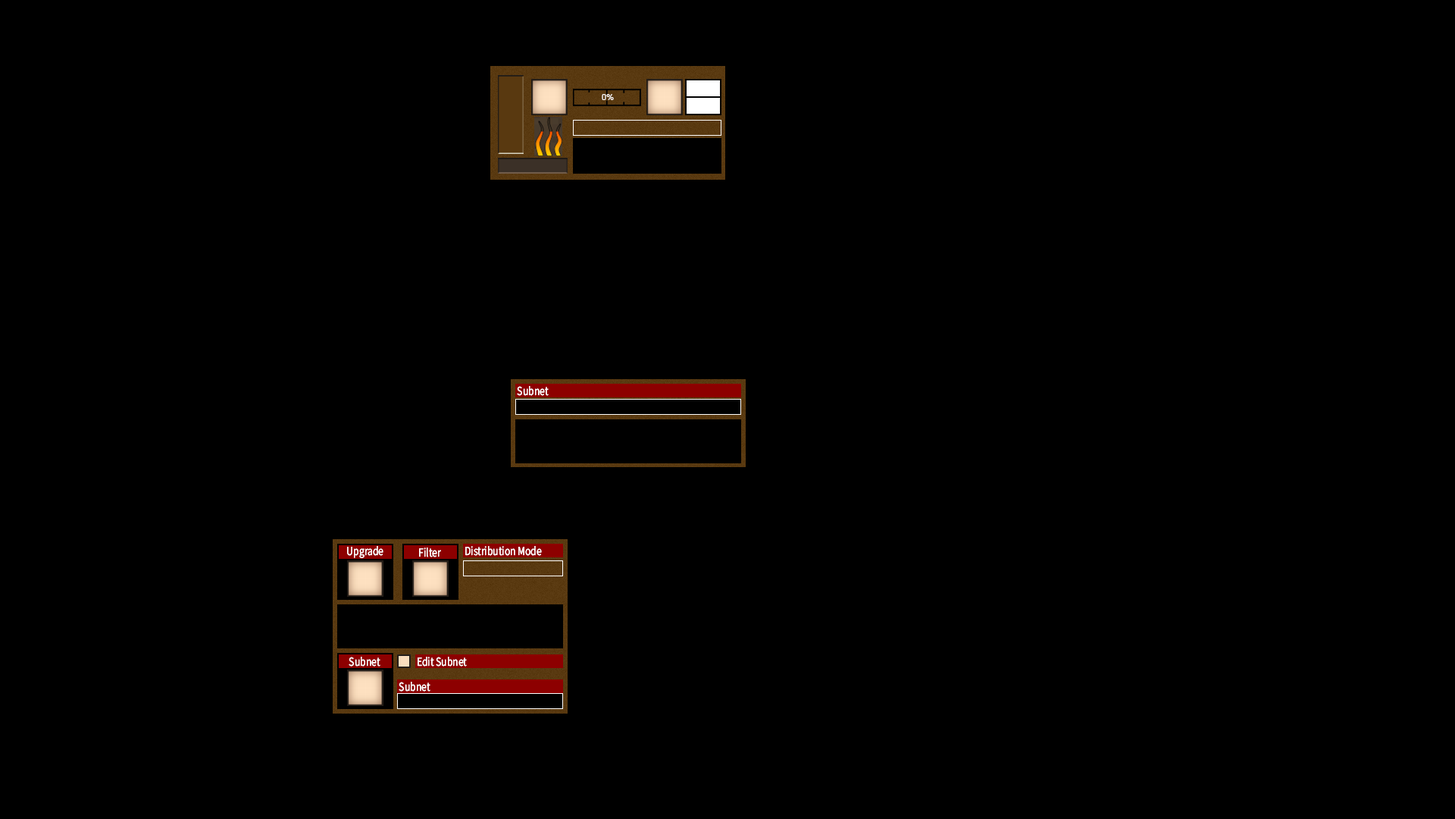
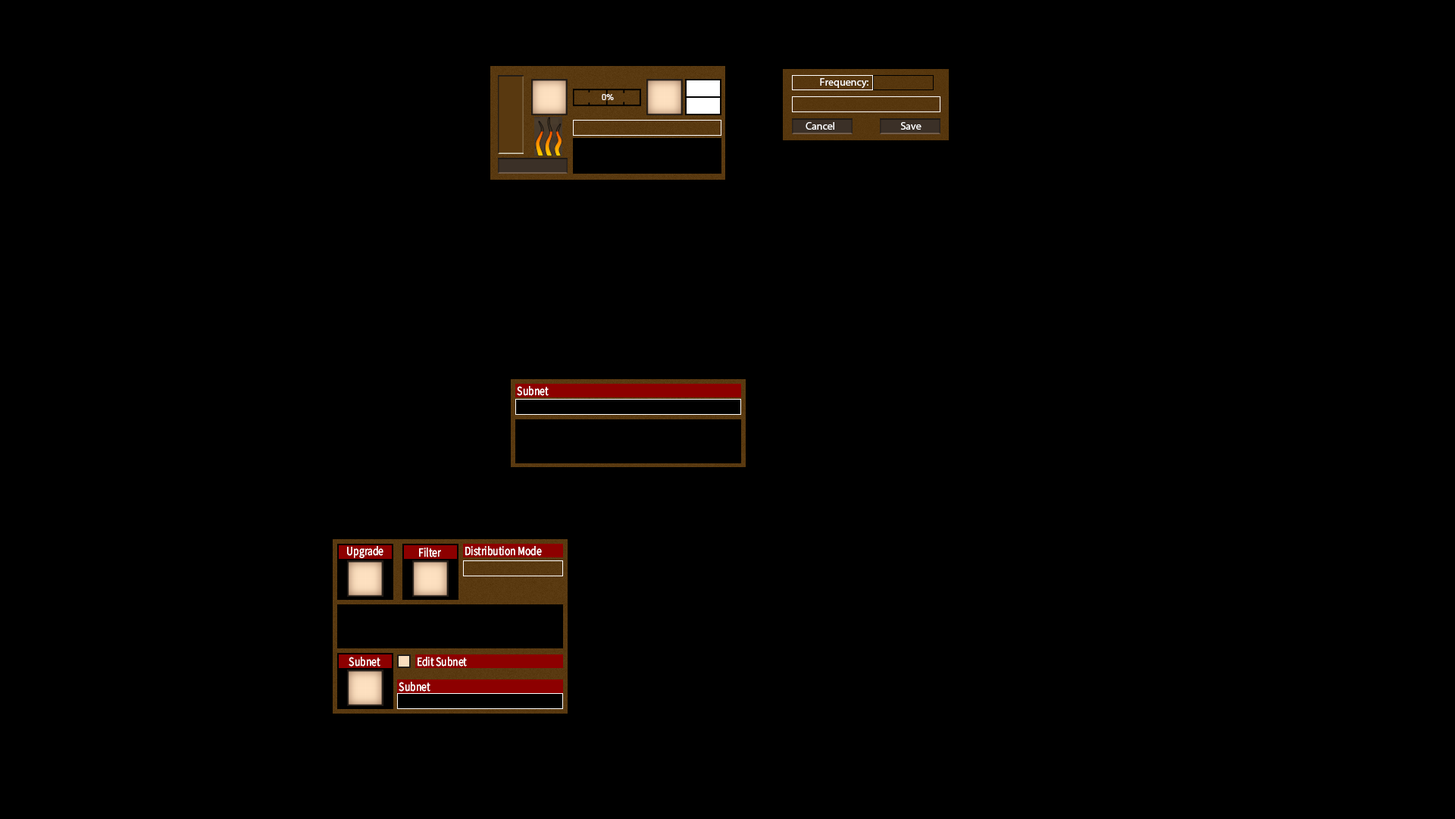
Comparing the layer stacks of the two w=1455, h=819 images. Changes:
added group "FreqSelectGUI" with 10 layers above "BlastFurnaceGUI" over [782,68,949,141]
added layer "FreqInputBox" in group "FreqSelectGUI" over [873,75,934,90]
added layer "Frequency:" in group "FreqSelectGUI" over [820,78,869,88]
added layer "Slider" (1st of 2, in "FreqSelectGUI") in group "FreqSelectGUI" over [792,96,941,113]
added layer "Save" (1st of 2, in "FreqSelectGUI") in group "FreqSelectGUI" over [900,122,922,130]
added layer "SaveBtn" in group "FreqSelectGUI" over [880,118,941,135]
added layer "Cancel" (1st of 2, in "FreqSelectGUI") in group "FreqSelectGUI" over [805,122,835,130]
added layer "CancelBtn" in group "FreqSelectGUI" over [792,118,853,135]
added layer "FreqTextBounds" in group "FreqSelectGUI" over [792,75,874,91]
added layer "Layer 39" in group "FreqSelectGUI" over [782,68,949,141]
